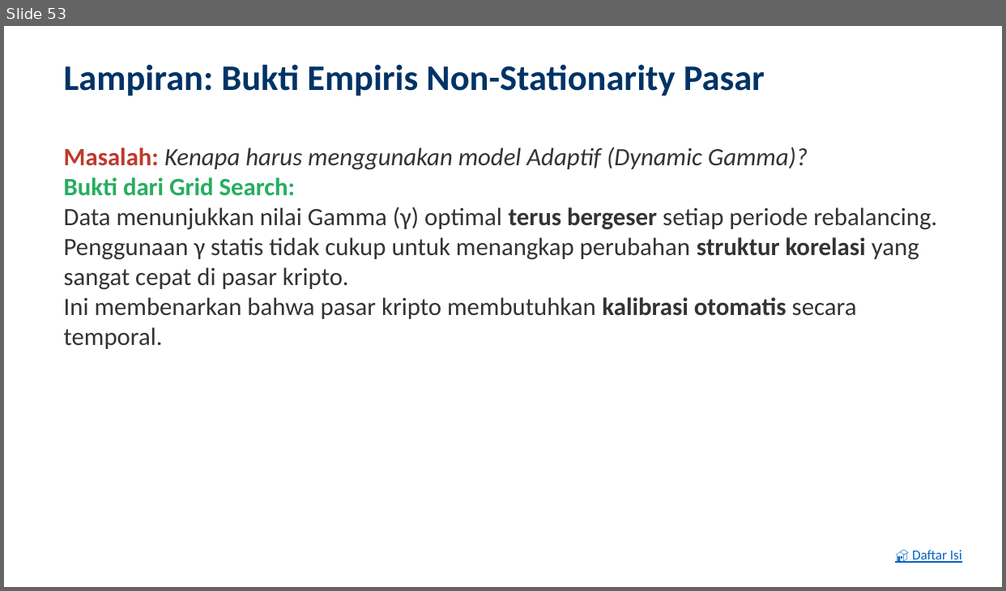
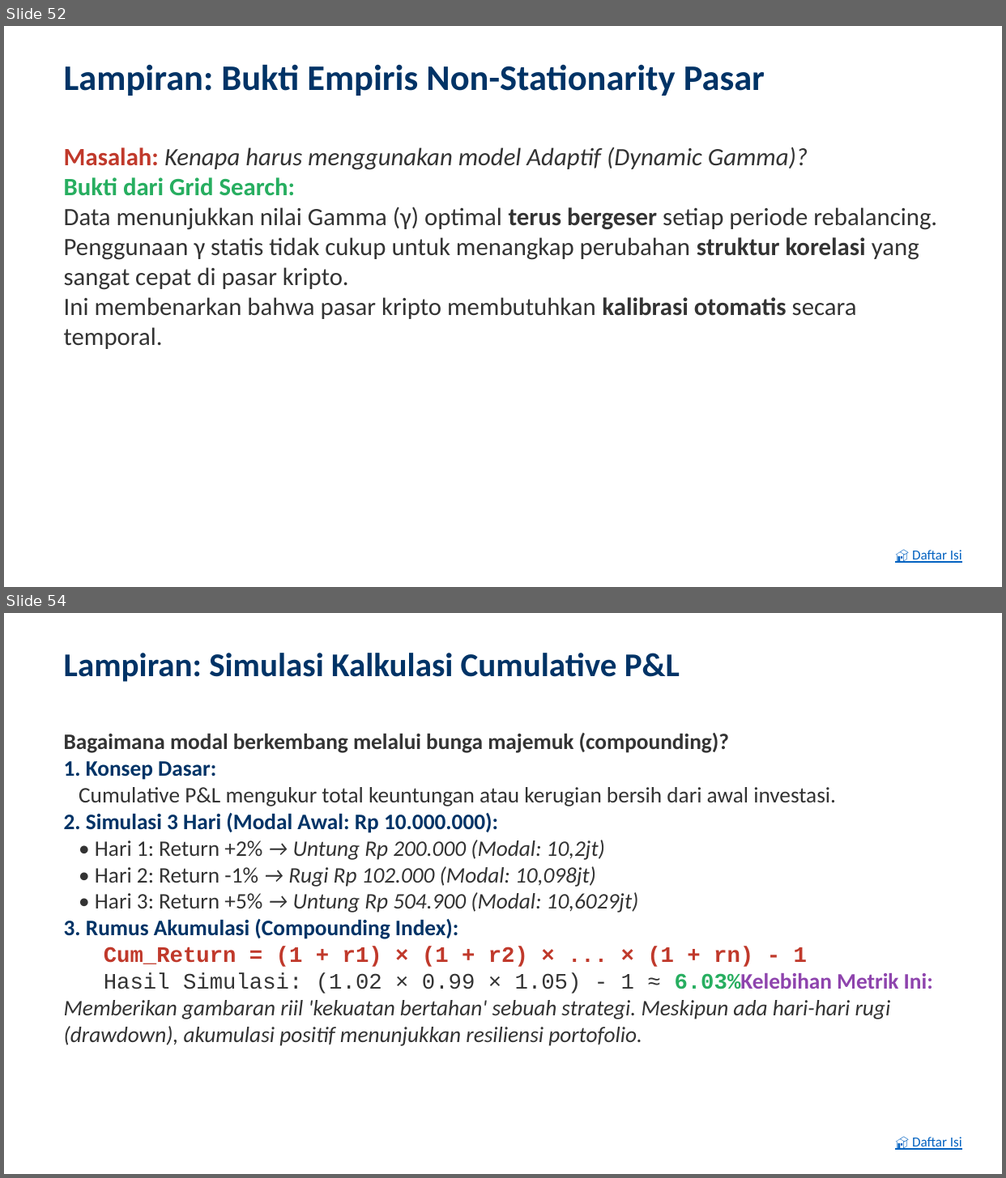
Before and after one commit to ragilrojo/RepoThesis, a slide deck: Presentasi_Proposal_Update.pptx. Shown one above the other, each under a label of ours: slide 53 before the commit, slides 52 and 54 after it; the slides between them are not shown. The pictures are 1006x591 and 1006x1178 pixels, drawn with LibreOffice and Linux fonts; fonts in the diff are those of the drawing. Boxes give left, top, right and bottom in pixels: in the first picture for what was removed or moved away, otherwise in the second. Text is boxed around its words. In the diff, an @@ line names an element or a change of style, - is before the commit and + after.

Commit message:
feat: add cumulative P&L simulation slide and fix TOC navigation mapping

```diff
--- a/Presentasi_Proposal_Update.pptx
+++ b/Presentasi_Proposal_Update.pptx
@@ slide 54 added at [4,613,1002,1174], background #FFFFFF @@
@@ text added at [64,653,680,682], 24 pt, text #003366, bold @@
+Lampiran: Simulasi Kalkulasi Cumulative P&L
@@ text added at [64,733,933,1046], 16 pt, text #333333 @@
+Bagaimana modal berkembang melalui bunga majemuk (compounding)?
+1. Konsep Dasar:
+Cumulative P&L mengukur total keuntungan atau kerugian bersih dari awal investasi.
+2. Simulasi 3 Hari (Modal Awal: Rp 10.000.000):
+• Hari 1: Return +2% → Untung Rp 200.000 (Modal: 10,2jt)
+• Hari 2: Return -1% → Rugi Rp 102.000 (Modal: 10,098jt)
+• Hari 3: Return +5% → Untung Rp 504.900 (Modal: 10,6029jt)
+3. Rumus Akumulasi (Compounding Index):
+Cum_Return = (1 + r1) × (1 + r2) × ... × (1 + rn) - 1
+Hasil Simulasi: (1.02 × 0.99 × 1.05) - 1 ≈ 6.03%Kelebihan Metrik Ini:
+Memberikan gambaran riil 'kekuatan bertahan' sebuah strategi. Meskipun ada hari-hari rugi (drawdown), akumulasi positif menunjukkan resiliensi portofolio.
@@ text added at [912,1137,962,1150], 10 pt, text #0563C1, underline @@
+🏠 Daftar Isi
@@ what was slide 53 is now slide 52 @@
```
Also in this commit, not shown: 3 slides changed, 1 other file.
